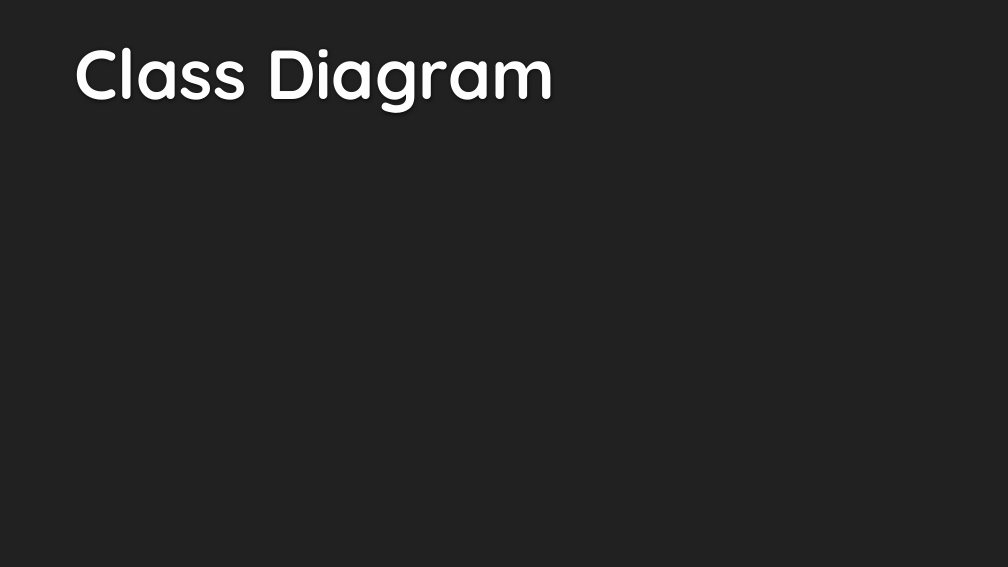
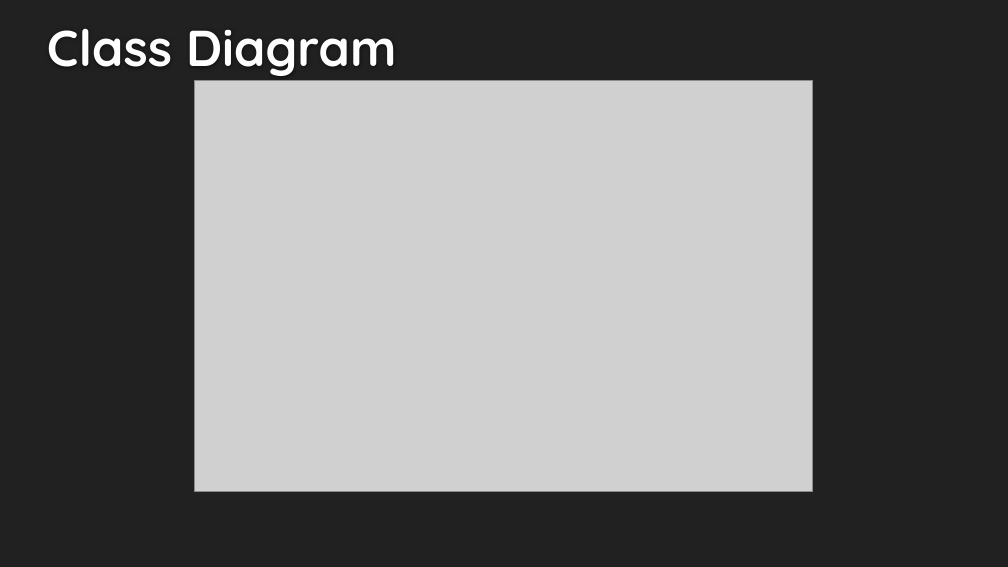
Before and after one commit to seans888/Thomas-n-Friends, a slide deck: slide 18 of Midterm-PPT.pptx. Drawn at 1008x567 pixels with LibreOffice and Linux fonts; fonts in the diff are those of the drawing; grey boxes stand for pictures; background and template pictures are left out. Boxes give left, top, right and bottom in pixels: in the first picture for what was removed or moved away, otherwise in the second. Text is boxed around its words. In the diff, an @@ line names an element or a change of style, - is before the commit and + after.

```diff
--- a/Midterm-PPT.pptx
+++ b/Midterm-PPT.pptx
@@ text "Class Diagram": place and size @@
-text "Class Diagram" at (75,47,555,113)
+text "Class Diagram" at (47,28,396,76)
@@ text "Class Diagram" at (47,28,396,76): size 66 to 48 pt @@
@@ picture added at (195,80,814,492) @@
```
Also in this commit, not shown: 2 other slides changed, 4 other files.
